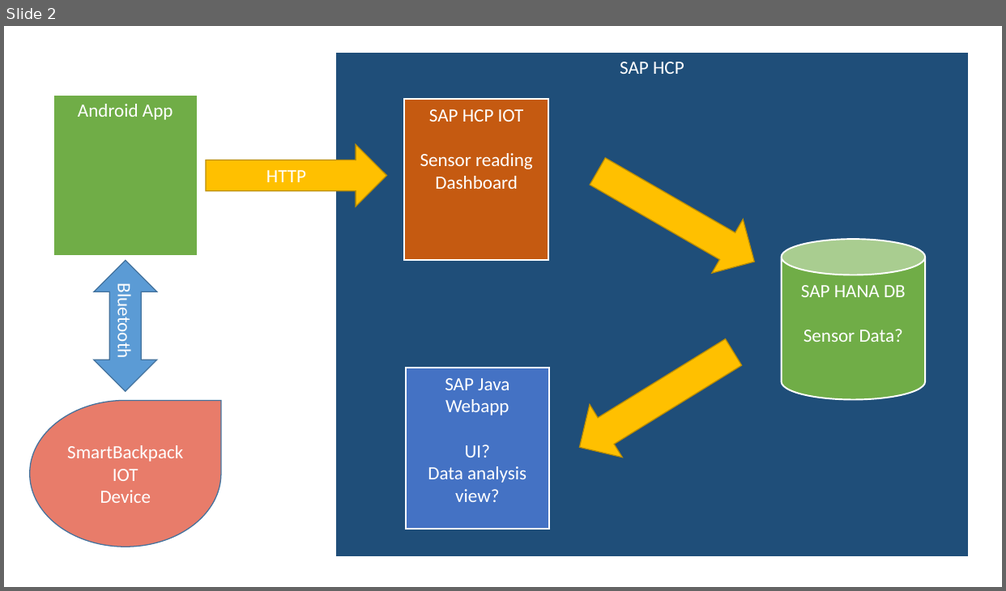
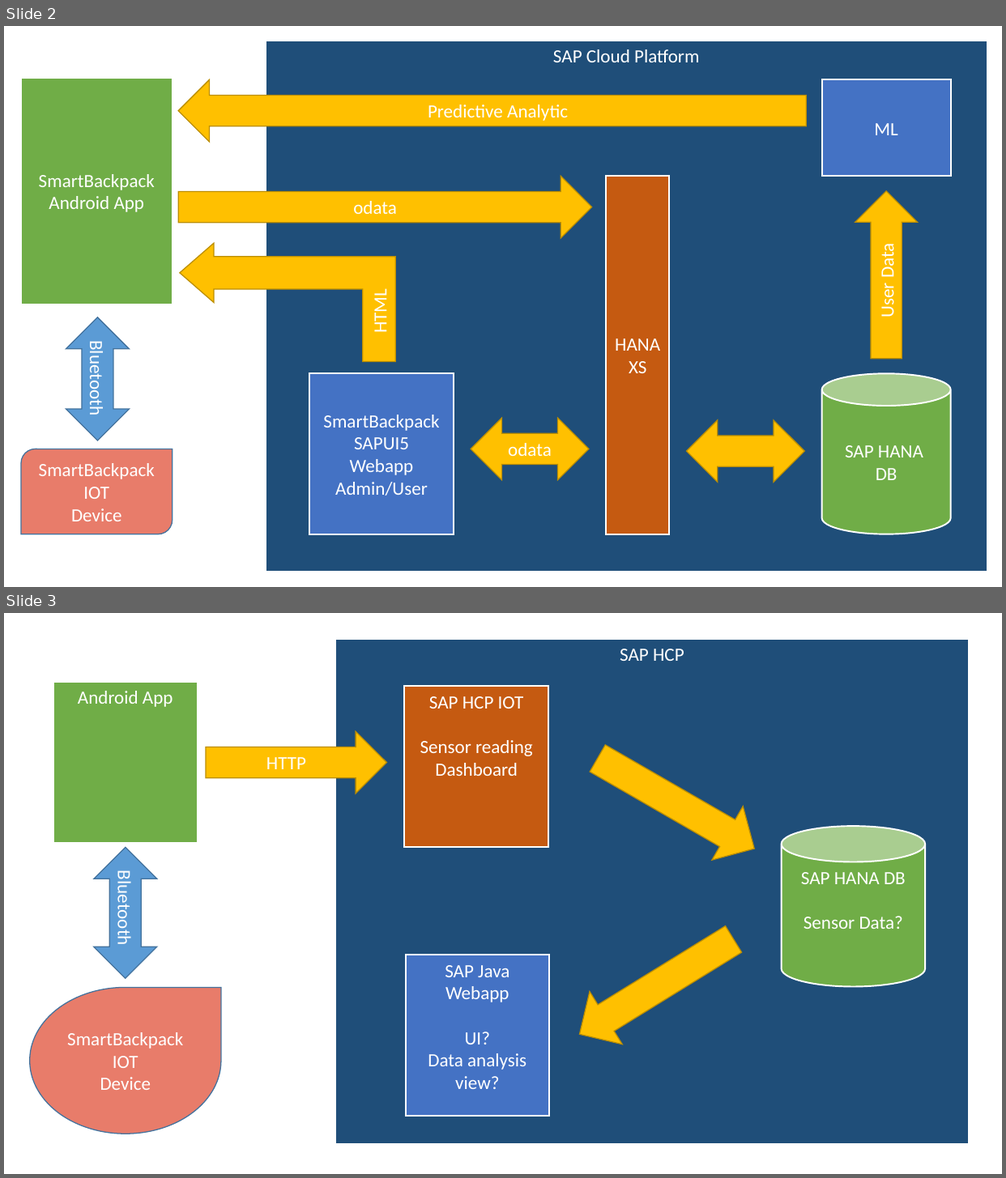
Before and after one commit to c0j0s/NYP-SAP-SmartBackpack, a slide deck: Documents/software architecture.pptx. Shown one above the other, each under a label of ours: slide 2 before the commit, slides 2 and 3 after it. The pictures are 1006x591 and 1006x1178 pixels, drawn with LibreOffice and Linux fonts; fonts in the diff are those of the drawing. Boxes give left, top, right and bottom in pixels: in the first picture for what was removed or moved away, otherwise in the second. Text is boxed around its words. In the diff, an @@ line names an element or a change of style, - is before the commit and + after.

```diff
--- a/Documents/software architecture.pptx
+++ b/Documents/software architecture.pptx
@@ slide 2 added at (4, 26, 1002, 587), background #FFFFFF @@
@@ rectangle added at (266, 41, 987, 573), fill #1F4E79, outline #FFFFFF 1.5 pt, 18 pt, text #FFFFFF @@
+SAP Cloud Platform
@@ rectangle added at (21, 78, 172, 305), fill #70AD47, outline #FFFFFF 1.5 pt, 18 pt, text #FFFFFF @@
+SmartBackpack
+Android App
@@ left arrow added at (178, 80, 807, 142), fill #FFC000, outline #BD8E00 1 pt, 18 pt, text #FFFFFF @@
+Predictive Analytic
@@ rectangle added at (822, 80, 951, 177), fill #4472C4, outline #FFFFFF 1.5 pt, 18 pt, text #FFFFFF @@
+ML
@@ right arrow added at (178, 177, 592, 238), fill #FFC000, outline #BD8E00 1 pt, 18 pt, text #FFFFFF @@
+odata
@@ rectangle added at (606, 177, 669, 535), fill #C55A11, outline #FFFFFF 1.5 pt, 18 pt, text #FFFFFF @@
+HANA
+XS
@@ right arrow added at (855, 191, 918, 359), fill #FFC000, outline #BD8E00 1 pt, 18 pt, text #FFFFFF @@
+User Data
@@ bent up arrow added at (180, 243, 395, 361), fill #FFC000, outline #BD8E00 1 pt, 18 pt, text #FFFFFF @@
+HTML
@@ up down arrow added at (66, 318, 129, 441), fill #5B9BD5, outline #43739E 1 pt, 18 pt, text #FFFFFF @@
+Bluetooth
@@ rectangle added at (309, 374, 454, 535), fill #4472C4, outline #FFFFFF 1.5 pt, 18 pt, text #FFFFFF @@
+SmartBackpack
+SAPUI5
+Webapp
+Admin/User
@@ cylinder added at (822, 374, 951, 535), fill #70AD47, outline #FFFFFF 1.5 pt, 18 pt, text #FFFFFF @@
+SAP HANA
+DB
@@ left right arrow added at (471, 418, 590, 480), fill #FFC000, outline #BD8E00 1 pt, 18 pt, text #FFFFFF @@
+odata
@@ left right arrow added at (687, 420, 805, 483), fill #FFC000, outline #BD8E00 1 pt @@
@@ round diag rect added at (21, 449, 172, 535), fill #E87C6A, outline #43739E 1 pt, 18 pt, text #FFFFFF @@
+SmartBackpack
+IOT
+Device
@@ what was slide 2 is now slide 3 @@
```
Also in this commit, not shown: 1 slide changed, 1 other file.
